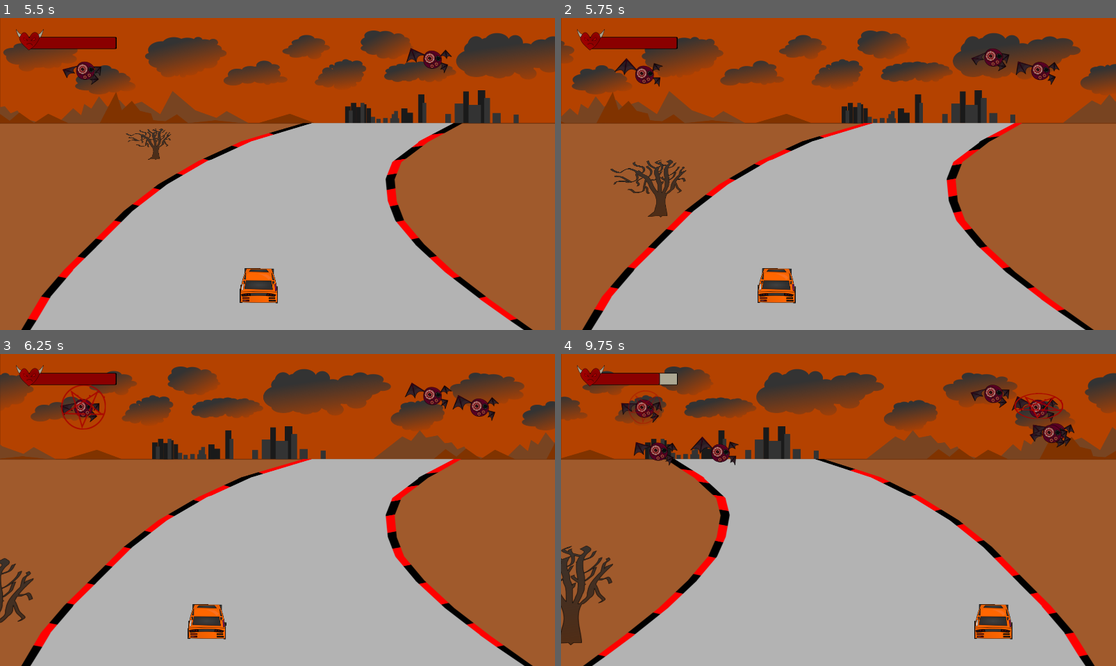
Above: before the commit, frames 1-4 (two rows, left to right).
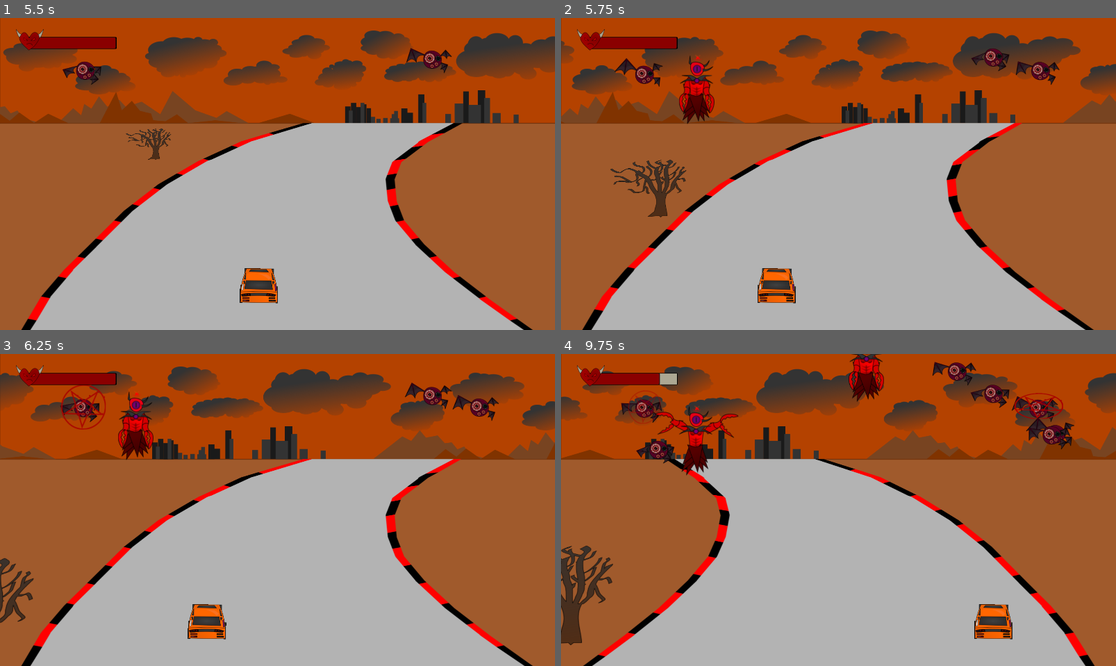
Above: after the commit, the same moments.

Repository: adambraude/LD47
Game: Godot game, scene res://test scene.tscn
The game is run twice, just before and just after one commit, with the same random seed, the same clock (stepped at 60 frames per second) and the same inputs. The engine's default icon, where the game draws it, is replaced by a stand-in: a white triangle on a blue panel in a dark square.
Inputs:
- Up to frame 1 (5.5 s): click "Play" at 0.5 s; hold Right (ui_right) 1.28-2.03 s; hold Down (ui_down) 2.03-2.78 s; hold Right (ui_right) 2.78-3.53 s; hold Up (ui_up) 3.53-4.28 s; hold Left (ui_left) from 4.28 s (still down)
- Up to frame 2 (5.75 s): keep holding Left (ui_left)
- Up to frame 3 (6.25 s): release Left (ui_left) at 5.78 s; hold Down (ui_down) from 5.78 s (still down)
- Up to frame 4 (9.75 s): release Down (ui_down) at 6.53 s; hold Right (ui_right) 6.53-7.28 s; hold Up (ui_up) 7.28-8.03 s; hold Right (ui_right) 8.03-8.78 s; hold Down (ui_down) 8.78-9.53 s; hold Left (ui_left) from 9.53 s (still down)

Frame 1 is identical in both runs. In frame 2, 0.8% of the frame differs, in the area x 21-28%, y 12-34%; in frame 3, 0.8%; in frame 4, 2.7%, in the area x 13-93%, y 0-39%.

Commit message:
Added crab enemies to spawn

Diff:
--- a/CrabEnemy.gd
+++ b/CrabEnemy.gd
@@ -4,6 +4,7 @@
 # Declare member variables here. Examples:
 # var a = 2
 # var b = "text"
+var attacked = false
 
 
 # Called when the node enters the scene tree for the first time.
@@ -29,7 +30,17 @@
 	timer.start()
 	#fireball = Fireball.instance()
 
-
+func attack():
+	attacked = true
+	$AnimatedSprite.play("Attack")
 # Called every frame. 'delta' is the elapsed time since the previous frame.
 #func _process(delta):
 #	pass
+
+
+func _on_AnimatedSprite_animation_finished():
+	if attacked == true:
+		attacked = false
+		#fireball.position = $AnimatedSprite.position
+		#add_child(fireball)
+		attackWait()
--- a/CrabEnemy.tscn
+++ b/CrabEnemy.tscn
@@ -78,8 +78,12 @@
 [sub_resource type="RectangleShape2D" id=2]
 extents = Vector2( 62.1477, 121.591 )
 
-[node name="CrabEnemy" type="RigidBody2D"]
+[node name="CrabEnemy" type="RigidBody2D" groups=[
+"crabs",
+]]
 position = Vector2( 60.0387, 49.9744 )
+collision_layer = 0
+gravity_scale = 0.0
 script = ExtResource( 61 )
 
 [node name="AnimatedSprite" type="AnimatedSprite" parent="."]
@@ -93,3 +97,7 @@
 [node name="CollisionShape2D" type="CollisionShape2D" parent="."]
 position = Vector2( -60.8112, -47.3762 )
 shape = SubResource( 2 )
+
+[node name="Attack Cool Down" type="Timer" parent="."]
+wait_time = 2.5
+[connection signal="animation_finished" from="AnimatedSprite" to="." method="_on_AnimatedSprite_animation_finished"]
--- a/EnemySpawner.gd
+++ b/EnemySpawner.gd
@@ -1,6 +1,7 @@
 extends Node
 
 export (PackedScene) var BatEnemy
+export (PackedScene) var CrabEnemy
 
 # Declare member variables here. Examples:
 var SPAWNXLEFT = 225
@@ -31,6 +32,7 @@
 
 func _on_StartTimer_timeout():
 	$BatEnemyTimer.start()
+	$CrabEnemyTimer.start()
 
 
 func _on_BatEnemyTimer_timeout():
@@ -44,3 +46,11 @@
 
 	# should handle the bat moving position. Currently broken
 	#bat.spawn(getSpawn())
+
+
+func _on_CrabEnemyTimer_timeout():
+	var crab = CrabEnemy.instance()
+	add_child(crab)
+
+	var spawnin = getSpawn()
+	crab.position = spawn
--- a/EnemySpawner.tscn
+++ b/EnemySpawner.tscn
@@ -1,11 +1,17 @@
-[gd_scene load_steps=3 format=2]
+[gd_scene load_steps=4 format=2]
 
 [ext_resource path="res://EnemySpawner.gd" type="Script" id=1]
 [ext_resource path="res://BatEnemy.tscn" type="PackedScene" id=2]
+[ext_resource path="res://CrabEnemy.tscn" type="PackedScene" id=3]
 
 [node name="EnemySpawner" type="Node"]
 script = ExtResource( 1 )
 BatEnemy = ExtResource( 2 )
+CrabEnemy = ExtResource( 3 )
 
 [node name="BatEnemyTimer" type="Timer" parent="."]
+
+[node name="CrabEnemyTimer" type="Timer" parent="."]
+wait_time = 3.0
 [connection signal="timeout" from="BatEnemyTimer" to="." method="_on_BatEnemyTimer_timeout"]
+[connection signal="timeout" from="CrabEnemyTimer" to="." method="_on_CrabEnemyTimer_timeout"]
